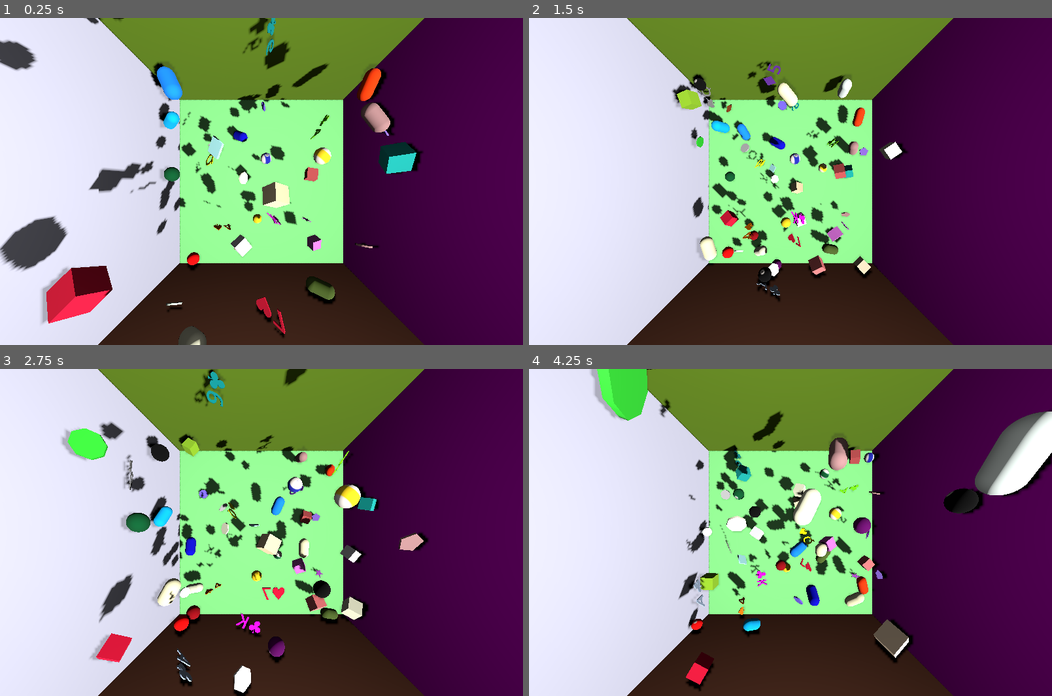
Above: before the commit, frames 1-4 (two rows, left to right).
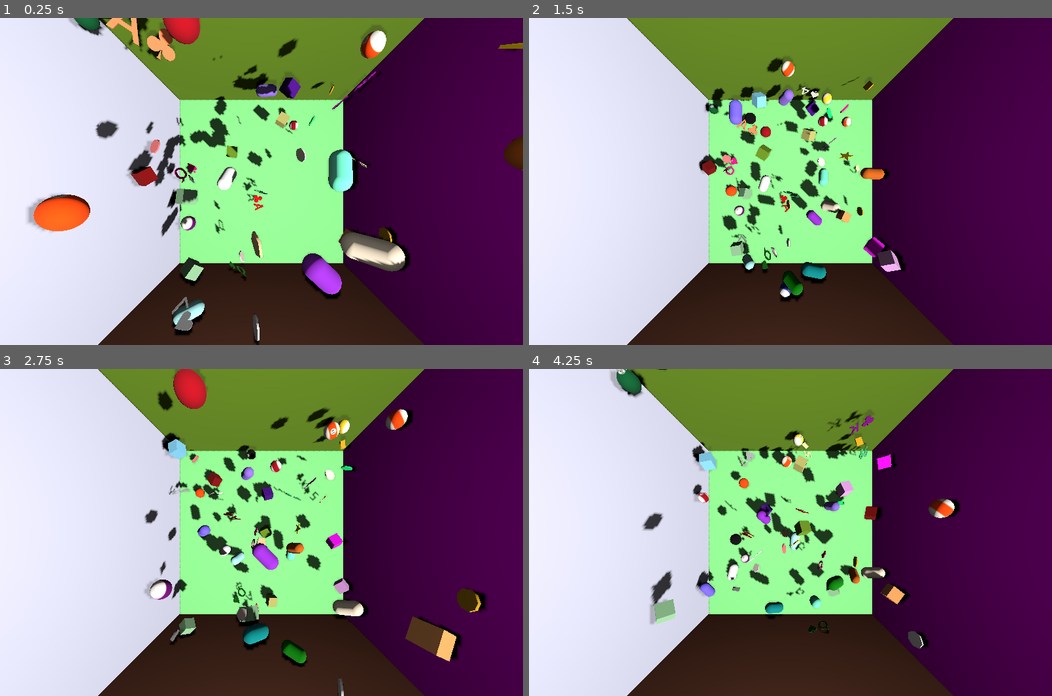
Above: after the commit, the same moments.

Repository: kasworld/gd4bounce
Game: Godot game, scene res://main.tscn
Two runs of this game, one before a commit and one after it. Both use one fixed random seed, a clock stepped at 60 frames per second and the inputs below.
Inputs (mouse positions are in pixels of both pictures, inside the frame that each line leads up to):
- Up to frame 1 (0.25 s): no input
- Up to frame 2 (1.5 s): tap Enter at 0.5 s; move the mouse to (905, 165) at 0.52 s; click (905, 165) at 0.67 s; move the mouse to (685, 197) at 1.27 s; click (685, 197) at 1.42 s
- Up to frame 3 (2.75 s): move the mouse to (313, 460) at 2.02 s; click (313, 460) at 2.17 s
- Up to frame 4 (4.25 s): move the mouse to (764, 597) at 2.77 s; click (764, 597) at 2.92 s; move the mouse to (947, 581) at 3.52 s; click (947, 581) at 3.67 s

The runs differ from the first frame. In frame 1, 20% of the frame differs, in the area x 0-100%, y 0-100%; in frame 2, 10%; in frame 3, 16%; in frame 4, 16%.

Commit message:
add setcolor

Diff:
--- a/ball.gd
+++ b/ball.gd
@@ -2,7 +2,7 @@
 
 class_name Ball
 
-var tex_array = [
+static var tex_array = [
 	preload("res://BallTexture/ball1.tres"),
 	preload("res://BallTexture/ball2.tres"),
 	preload("res://BallTexture/ball3.tres"),
@@ -20,7 +20,10 @@
 	preload("res://BallTexture/ball15.tres"),
 ]
 
-func _ready() -> void:
-	$MeshInstance3D.mesh.material = tex_array.pick_random()
-	#var co = NamedColorList.color_list.pick_random()[0]
-	#$MeshInstance3D.mesh.material.albedo_color = co #Color(co, 0.5)
+func set_material(mat :Material) -> Ball:
+	$MeshInstance3D.mesh.material = mat
+	return self
+
+func set_color(co :Color) -> Ball:
+	$MeshInstance3D.mesh.material.albedo_color = co
+	return self
--- a/capsule.gd
+++ b/capsule.gd
@@ -2,6 +2,6 @@
 
 class_name Capsule
 
-func _ready() -> void:
-	var co = NamedColorList.color_list.pick_random()[0]
-	$MeshInstance3D.mesh.material.albedo_color = co #Color(co, 0.5)
+func set_color(co :Color) -> Capsule:
+	$MeshInstance3D.mesh.material.albedo_color = co
+	return self
--- a/char.gd
+++ b/char.gd
@@ -7,6 +7,6 @@
 	$CollisionShape3D.shape.size.x = 0.9* ch.length()
 	return self
 
-func _ready() -> void:
-	var co = NamedColorList.color_list.pick_random()[0]
-	$MeshInstance3D.mesh.material.albedo_color = co #Color(co, 0.5)
+func set_color(co :Color) -> Char:
+	$MeshInstance3D.mesh.material.albedo_color = co
+	return self
--- a/coin.gd
+++ b/coin.gd
@@ -6,7 +6,6 @@
 	$MeshInstance3D.mesh.radial_segments = n
 	return self
 
-
-func _ready() -> void:
-	var co = NamedColorList.color_list.pick_random()[0]
-	$MeshInstance3D.mesh.material.albedo_color = co #Color(co, 0.5)
+func set_color(co :Color) -> Coin:
+	$MeshInstance3D.mesh.material.albedo_color = co
+	return self
--- a/dice.gd
+++ b/dice.gd
@@ -2,7 +2,6 @@
 
 class_name Dice
 
-
-func _ready() -> void:
-	var co = NamedColorList.color_list.pick_random()[0]
-	$MeshInstance3D.mesh.material.albedo_color = co #Color(co, 0.5)
+func set_color(co :Color) -> Dice:
+	$MeshInstance3D.mesh.material.albedo_color = co
+	return self
--- a/main.gd
+++ b/main.gd
@@ -26,31 +26,31 @@
 
 
 func add_ball() -> Ball:
-	var rtn = preload("res://ball.tscn").instantiate()
+	var rtn = preload("res://ball.tscn").instantiate().set_material(Ball.tex_array.pick_random())
 	rtn.position = Vector3(randf_range(-9,9),randf_range(-8,9),randf_range(-9,9))
 	rtn.rotation = Vector3(randf_range(-PI,PI),randf_range(-PI,PI),randf_range(-PI,PI))
 	return rtn
 
 func add_capsule() -> Capsule:
-	var rtn = preload("res://capsule.tscn").instantiate()
+	var rtn = preload("res://capsule.tscn").instantiate().set_color(NamedColorList.color_list.pick_random()[0])
 	rtn.position = Vector3(randf_range(-9,9),randf_range(-8,9),randf_range(-9,9))
 	rtn.rotation = Vector3(randf_range(-PI,PI),randf_range(-PI,PI),randf_range(-PI,PI))
 	return rtn
 
 func add_coin(n :int) -> Coin:
-	var rtn = preload("res://coin.tscn").instantiate().init(n)
+	var rtn = preload("res://coin.tscn").instantiate().init(n).set_color(NamedColorList.color_list.pick_random()[0])
 	rtn.position = Vector3(randf_range(-9,9),randf_range(-8,9),randf_range(-9,9))
 	rtn.rotation = Vector3(randf_range(-PI,PI),randf_range(-PI,PI),randf_range(-PI,PI))
 	return rtn
 
 func add_dice() -> Dice:
-	var rtn = preload("res://dice.tscn").instantiate()
+	var rtn = preload("res://dice.tscn").instantiate().set_color(NamedColorList.color_list.pick_random()[0])
 	rtn.position = Vector3(randf_range(-9,9),randf_range(-8,9),randf_range(-9,9))
 	rtn.rotation = Vector3(randf_range(-PI,PI),randf_range(-PI,PI),randf_range(-PI,PI))
 	return rtn
 
 func add_char(s :String) -> Char:
-	var rtn = preload("res://char.tscn").instantiate().init(s)
+	var rtn = preload("res://char.tscn").instantiate().init(s).set_color(NamedColorList.color_list.pick_random()[0])
 	rtn.position = Vector3(randf_range(-9,9),randf_range(-8,9),randf_range(-9,9))
 	rtn.rotation = Vector3(randf_range(-PI,PI),randf_range(-PI,PI),randf_range(-PI,PI))
 	return rtn
--- a/wall.gd
+++ b/wall.gd
@@ -1,4 +1,10 @@
 extends StaticBody3D
 
+class_name Wall
+
 func _ready() -> void:
-	$MeshInstance3D.mesh.material.albedo_color = NamedColorList.color_list.pick_random()[0]
+	set_color(NamedColorList.color_list.pick_random()[0])
+
+func set_color(co :Color) -> Wall:
+	$MeshInstance3D.mesh.material.albedo_color = co
+	return self
